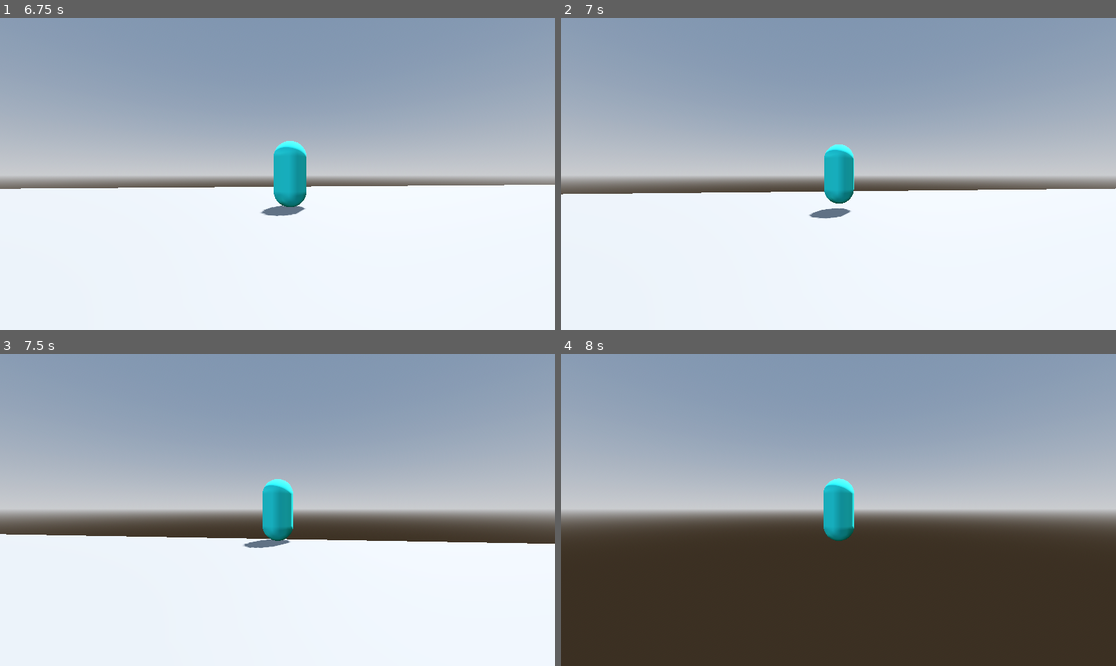
Above: before the commit, frames 1-4 (two rows, left to right).
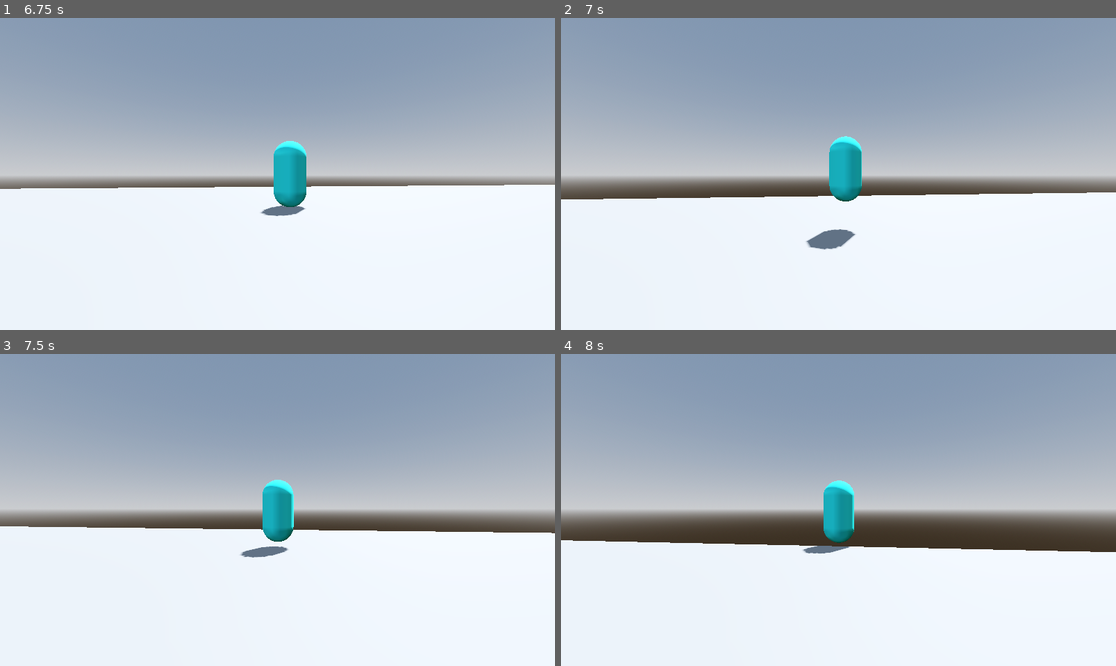
Above: after the commit, the same moments.

Repository: VVadid/Heijaku
Game: Godot game, scene res://scenes/WORLD.tscn
Same seed, same stepped clock (60 frames per second), same inputs: the game is played once before the commit and once after it.
Inputs (mouse positions are in pixels of both pictures, inside the frame that each line leads up to):
- Up to frame 1 (6.75 s): tap Enter at 0.5 s; move the mouse to (305, 174) at 0.52 s; hold W (move_forward) 0.53-5.78 s; tap Q (dash) at 0.6, 1.55, 2.1, 3.05, 3.8, 4.35, 5.3, 5.85 s; click (305, 174) at 0.67 s; tap Space (jump) at 0.77, 1.52, 3.02, 3.5, 3.77, 4.52, 6.02 s; move the mouse to (249, 174) at 1.27 s; click (249, 174) at 1.35 s; move the mouse to (288, 167) at 2.02 s; move the mouse to (271, 180) at 2.77 s; right-click (271, 180) at 2.85 s; click (271, 180) at 2.92 s; move the mouse to (316, 177) at 3.52 s; tap Ctrl (roll) at 3.6 s; move the mouse to (233, 170) at 4.27 s; move the mouse to (283, 174) at 5.02 s; click (283, 174) at 5.1 s; move the mouse to (255, 167) at 5.77 s; hold D (move_right) 5.78-6.53 s; move the mouse to (305, 174) at 6.52 s; hold W (move_forward) from 6.53 s (still down); hold Right mouse button (lock_on) from 6.53 s (still down)
- Up to frame 2 (7 s): keep holding W (move_forward); keep holding Right mouse button (lock_on); tap Space (jump) at 6.77 s; tap Q (dash) at 6.8 s
- Up to frame 3 (7.5 s): keep holding W (move_forward); move the mouse to (249, 510) at 7.27 s; release Right mouse button (lock_on) at 7.28 s; tap Ctrl (roll) at 7.35 s; click (249, 510) at 7.42 s
- Up to frame 4 (8 s): keep holding W (move_forward); tap Space (jump) at 7.52 s; tap Q (dash) at 7.55 s

Frame 1 is identical in both runs. In frame 2, 2.7% of the frame differs, in the area x 0-100%, y 37-75%; in frame 3, 3.3%; in frame 4, 39%, in the area x 0-100%, y 39-100%.

Commit message:
Attack very brifly completed

Diff:
--- a/scripts/Player/player.gd
+++ b/scripts/Player/player.gd
@@ -13,7 +13,7 @@
 # Dash
 @export var dash_speed: float = 18.0
 @export var dash_duration: float = 0.25
-@export var dash_cooldown: float = 0.8
+@export var dash_cooldown: float = 1
 
 # Roll
 @export var roll_speed: float = 12.0
